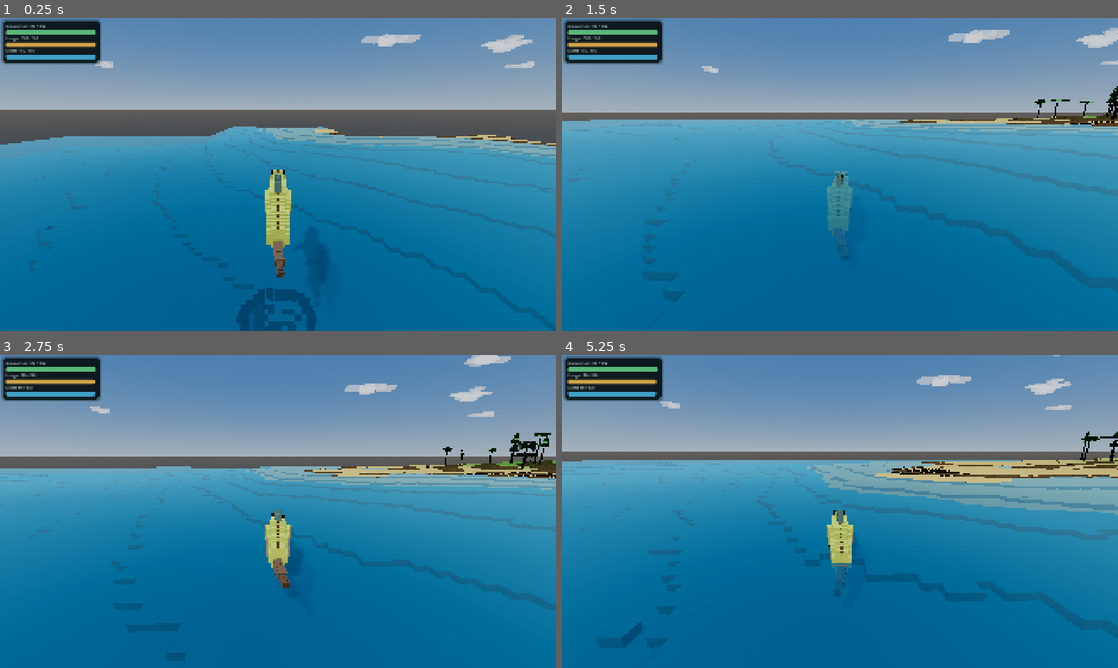
Above: before the commit, frames 1-4 (two rows, left to right).
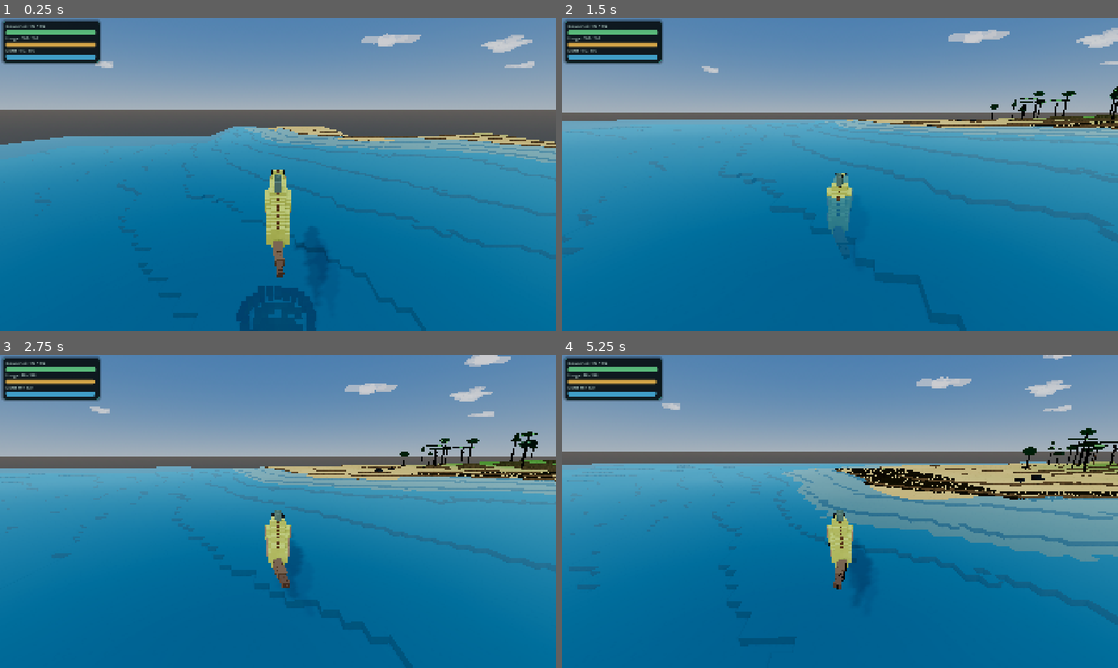
Above: after the commit, the same moments.

Repository: MajorDragonfly/voxelverse
Game: Godot game, scene res://main/main.tscn
Same seed, same stepped clock (60 frames per second), same inputs: the game is played once before the commit and once after it.
Inputs (mouse positions are in pixels of both pictures, inside the frame that each line leads up to):
- Up to frame 1 (0.25 s): no input
- Up to frame 2 (1.5 s): tap Enter at 0.5 s; move the mouse to (867, 174) at 0.52 s; hold W (move_forward) from 0.53 s (still down); tap Space (jump) at 0.6, 0.77, 1.07 s; click (867, 174) at 0.67 s; move the mouse to (812, 174) at 1.27 s; click (812, 174) at 1.35 s
- Up to frame 3 (2.75 s): keep holding W (move_forward); tap Space (jump) at 1.52, 1.55, 1.82, 2.3 s; move the mouse to (289, 505) at 2.02 s; tap L at 2.1 s
- Up to frame 4 (5.25 s): keep holding W (move_forward); move the mouse to (834, 517) at 2.77 s; tap R at 2.85 s; click (834, 517) at 2.92 s; tap Space (jump) at 3.02, 3.05, 3.32, 3.77, 3.8, 4.07, 4.52, 4.55, 4.82 s; move the mouse to (878, 514) at 3.52 s; tap Tab at 3.6 s; move the mouse to (795, 508) at 4.27 s; tap Delete at 4.35 s; move the mouse to (845, 511) at 5.02 s; tap Q at 5.1 s; click (845, 511) at 5.17 s

The runs differ from the first frame. In frame 1, 2.5% of the frame differs, in the area x 8-100%, y 34-100%; in frame 2, 1.9%; in frame 3, 3.9%; in frame 4, 15%, in the area x 0-100%, y 0-94%.

Commit message:
Restore large-scale elevation range without high-frequency walls

Diff:
--- a/world/generation/world_generator_v6_smooth.gd
+++ b/world/generation/world_generator_v6_smooth.gd
@@ -43,40 +43,40 @@
 	var erosion_scale: float = float(_planet_profile.get("erosion_scale", 1.0))
 
 	var regional_relief_strength: float = (
-		weights.x * 0.48
-		+ weights.y * 1.05
-		+ weights.z * 1.48
-		+ weights.w * 1.86
+		weights.x * 0.50
+		+ weights.y * 1.10
+		+ weights.z * 1.58
+		+ weights.w * 1.98
 	)
 	var terrain_height: float = SEA_LEVEL - 3.35
-	terrain_height += land_mass * 6.15
+	terrain_height += land_mass * 6.55
 	terrain_height += (
 		broad_relief
 		* regional_relief_strength
 		* relief_scale
 		* land_mass
 	)
-	terrain_height += weights.z * land_mass * 0.82 * relief_scale
+	terrain_height += weights.z * land_mass * 0.95 * relief_scale
 	terrain_height += (
 		weights.w
 		* land_mass
 		* ridge
-		* 6.6
+		* 7.10
 		* mountain_scale
 	)
 	terrain_height -= (
 		weights.w
 		* land_mass
 		* smoothstep(0.58, 0.90, valley_sample)
-		* 1.55
+		* 1.62
 		* erosion_scale
 	)
 
 	var river_strength: float = get_river_strength(world_x, world_z)
-	terrain_height -= river_strength * land_mass * lerpf(0.85, 2.15, weights.w)
+	terrain_height -= river_strength * land_mass * lerpf(0.90, 2.30, weights.w)
 
 	var lake_strength: float = get_lake_strength(world_x, world_z)
-	var lake_target: float = SEA_LEVEL - lerpf(0.30, 1.05, lake_strength)
+	var lake_target: float = SEA_LEVEL - lerpf(0.30, 1.08, lake_strength)
 	terrain_height = lerpf(terrain_height, lake_target, lake_strength * 0.82)
 
 	var micro_relief: float = _micro_relief_noise.get_noise_2d(world_x, world_z)
